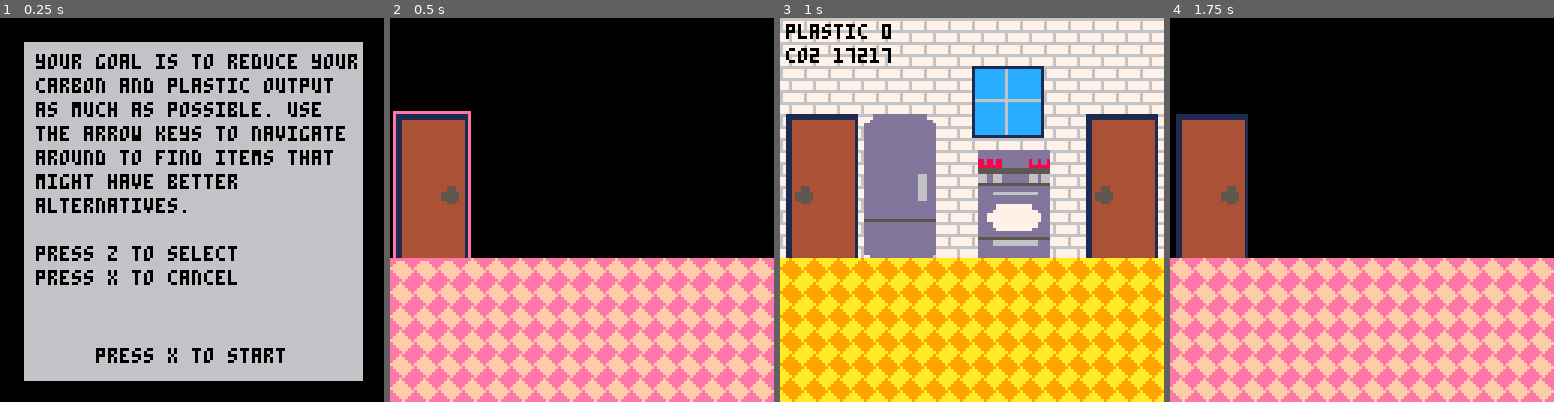
Above: before the commit, frames 1-4 (left to right).
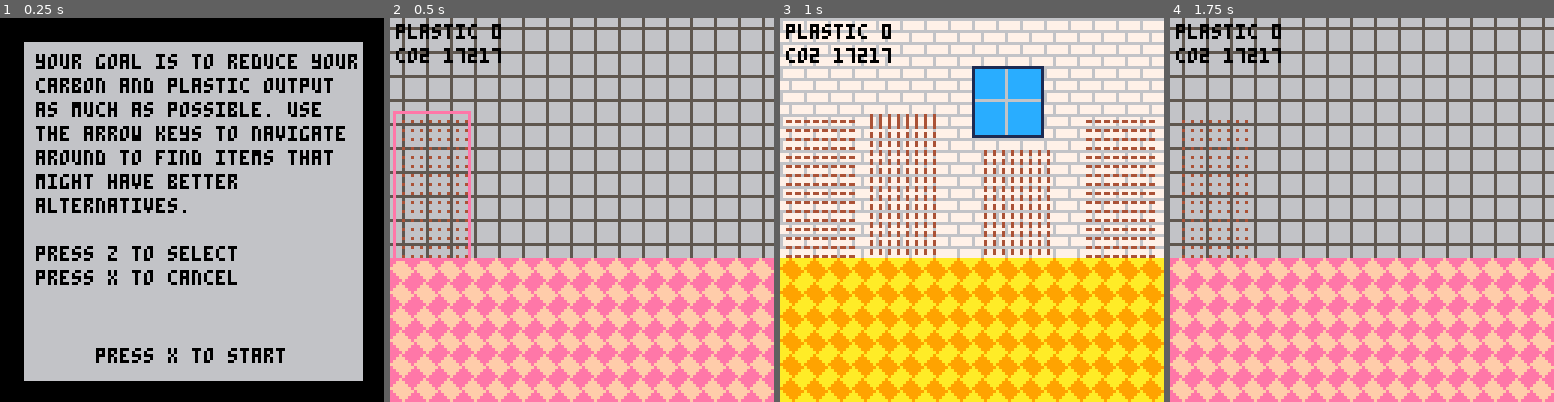
Above: after the commit, the same moments.

Repository: EmilyRagan/senior-project
Game: PICO-8 cartridge carts/home.p8
Two runs of this game, one before a commit and one after it. Both use one fixed random seed, a clock stepped at 60 frames per second and the inputs below.
Inputs:
- Up to frame 1 (0.25 s): no input
- Up to frame 2 (0.5 s): tap X (X key) at 0.33 s
- Up to frame 3 (1 s): tap O (Z key) at 0.7 s
- Up to frame 4 (1.75 s): tap X (X key) at 1.07 s; hold Right from 1.6 s (still down); tap O (Z key) at 1.7 s

Frame 1 is identical in both runs. In frame 2, 60% of the frame differs, in the area x 0-100%, y 0-63%; in frame 3, 23%; in frame 4, 61%.

Commit message:
bathroom wall tile

Diff:
--- a/carts/home.p8
+++ b/carts/home.p8
@@ -716,49 +716,17 @@
 
 
 
-…(32 lines of a section not shown)…
 __map__
-020202020202020202020202020202020f0f0f0f0f0f0f0f0f0f0f0f0f0f0f0f404040404040404040404040404040404040404040404040404040404040404040404040404040404040404040404040404040404040404040404040404040404040404040404040400000000000000000000000000000000000000000000000
-020202020202020302020202020202020f0f0f0f0f0f0f0f0f0f0f0f0f0f0f0f404040404040404040404040404040404040404040404040404040404040404040404040404040404040404040404040404040404040404040404040404040404040404040404040400000000000000000000000000000000000000000000000
-020202020202030303030202020202020f0f0f0f0f0f0f0f1b1c1d0f0f0f0f0f404040404040404040404040404040404040404040404040404040404040404040404040404040404040404040404040404040404040404040404040404040404040404040404040400000000000000000000000000000000000000000000000
-020202020303030303030302020202020f0f0f0f0f0f0f0f2b2c2d0f0f0f0f0f404040404040404040404040404040404040404040404040404040404040404040404040404040404040404040404040404040404040404040404040404040404040404040404040400000000000000000000000000000000000000000000000
-020202030303030303030303030202020f0f0f0f0f0f0f0f3b3c3d0f0f0f0f0f404040404040404040404040404040404040404040404040404040404040404040404040404040404040404040404040404040404040404040404040404040404040404040404040400000000000000000000000000000000000000000000000
-020203030303030303030303030302020f0f0f0f0f0f0f0f0f0f0f0f0f0f0f0f404040404040404040404040404040404040404040404040404040404040404040404040404040404040404040404040404040404040404040404040404040404040404040404040400000000000000000000000000000000000000000000000
-020202040404040404040404040202020f0f0f0f0f0f0f0f0f0f0f0f0f0f0f0f404040404040404040404040404040404040404040404040404040404040404040404040404040404040404040404040404040404040404040404040404040404040404040404040400000000000000000000000000000000000000000000000
-020202040505050504040404040202020f0f0f0f0f0f0f0f0f0f0f0f0f0f0f0f404040404040404040404040404040404040404040404040404040404040404040404040404040404040404040404040404040404040404040404040404040404040404040404040400000000000000000000000000000000000000000000000
-020202040505050504040404040202020f0f0f0f0f0f0f0f0f0f0f0f0f0f0f0f404040404040404040404040404040404040404040404040404040404040404040404040404040404040404040404040404040404040404040404040404040404040404040404040400000000000000000000000000000000000000000000000
-020202040505050504040404040202020f0f0f0f0f0f0f0f0f0f0f0f0f0f0f0f404040404040404040404040404040404040404040404040404040404040404040404040404040404040404040404040404040404040404040404040404040404040404040404040400000000000000000000000000000000000000000000000
+020202020202020202020202020202020f0f0f0f0f0f0f0f0f0f0f0f0f0f0f0f3f3f3f3f3f3f3f3f3f3f3f3f3f3f3f3f4040404040404040404040404040404040404040404040404040404040404040404040404040404040404040404040404040404040404040400000000000000000000000000000000000000000000000
+020202020202020302020202020202020f0f0f0f0f0f0f0f0f0f0f0f0f0f0f0f3f3f3f3f3f3f3f3f3f3f3f3f3f3f3f3f4040404040404040404040404040404040404040404040404040404040404040404040404040404040404040404040404040404040404040400000000000000000000000000000000000000000000000
+020202020202030303030202020202020f0f0f0f0f0f0f0f1b1c1d0f0f0f0f0f3f3f3f3f3f3f3f3f3f3f3f3f3f3f3f3f4040404040404040404040404040404040404040404040404040404040404040404040404040404040404040404040404040404040404040400000000000000000000000000000000000000000000000
+020202020303030303030302020202020f0f0f0f0f0f0f0f2b2c2d0f0f0f0f0f3f3f3f3f3f3f3f3f3f3f3f3f3f3f3f3f4040404040404040404040404040404040404040404040404040404040404040404040404040404040404040404040404040404040404040400000000000000000000000000000000000000000000000
+020202030303030303030303030202020f0f0f0f0f0f0f0f3b3c3d0f0f0f0f0f3f3f3f3f3f3f3f3f3f3f3f3f3f3f3f3f4040404040404040404040404040404040404040404040404040404040404040404040404040404040404040404040404040404040404040400000000000000000000000000000000000000000000000
+020203030303030303030303030302020f0f0f0f0f0f0f0f0f0f0f0f0f0f0f0f3f3f3f3f3f3f3f3f3f3f3f3f3f3f3f3f4040404040404040404040404040404040404040404040404040404040404040404040404040404040404040404040404040404040404040400000000000000000000000000000000000000000000000
+020202040404040404040404040202020f0f0f0f0f0f0f0f0f0f0f0f0f0f0f0f3f3f3f3f3f3f3f3f3f3f3f3f3f3f3f3f4040404040404040404040404040404040404040404040404040404040404040404040404040404040404040404040404040404040404040400000000000000000000000000000000000000000000000
+020202040505050504040404040202020f0f0f0f0f0f0f0f0f0f0f0f0f0f0f0f3f3f3f3f3f3f3f3f3f3f3f3f3f3f3f3f4040404040404040404040404040404040404040404040404040404040404040404040404040404040404040404040404040404040404040400000000000000000000000000000000000000000000000
+020202040505050504040404040202020f0f0f0f0f0f0f0f0f0f0f0f0f0f0f0f3f3f3f3f3f3f3f3f3f3f3f3f3f3f3f3f4040404040404040404040404040404040404040404040404040404040404040404040404040404040404040404040404040404040404040400000000000000000000000000000000000000000000000
+020202040505050504040404040202020f0f0f0f0f0f0f0f0f0f0f0f0f0f0f0f3f3f3f3f3f3f3f3f3f3f3f3f3f3f3f3f4040404040404040404040404040404040404040404040404040404040404040404040404040404040404040404040404040404040404040400000000000000000000000000000000000000000000000
 020202040505050504040404040202020e0e0e0e0e0e0e0e0e0e0e0e0e0e0e0e3e3e3e3e3e3e3e3e3e3e3e3e3e3e3e3e4040404040404040404040404040404040404040404040404040404040404040404040404040404040404040404040404040404040404040400000000000000000000000000000000000000000000000
 010101010606060601010101010101010e0e0e0e0e0e0e0e0e0e0e0e0e0e0e0e3e3e3e3e3e3e3e3e3e3e3e3e3e3e3e3e4040404040404040404040404040404040404040404040404040404040404040404040404040404040404040404040404040404040404040400000000000000000000000000000000000000000000000
 010101010606060601010101010101010e0e0e0e0e0e0e0e0e0e0e0e0e0e0e0e3e3e3e3e3e3e3e3e3e3e3e3e3e3e3e3e4040404040404040404040404040404040404040404040404040404040404040404040404040404040404040404040404040404040404040400000000000000000000000000000000000000000000000
Not shown, changed: 120 lines of the sprite sheet (__gfx__) section of carts/home.p8
